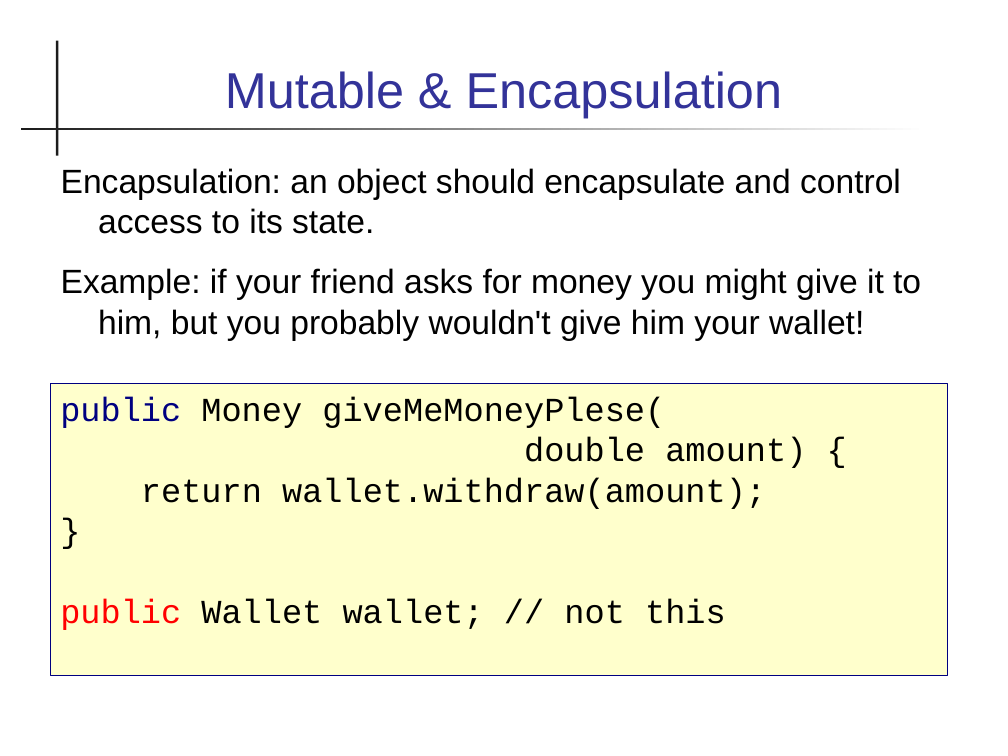
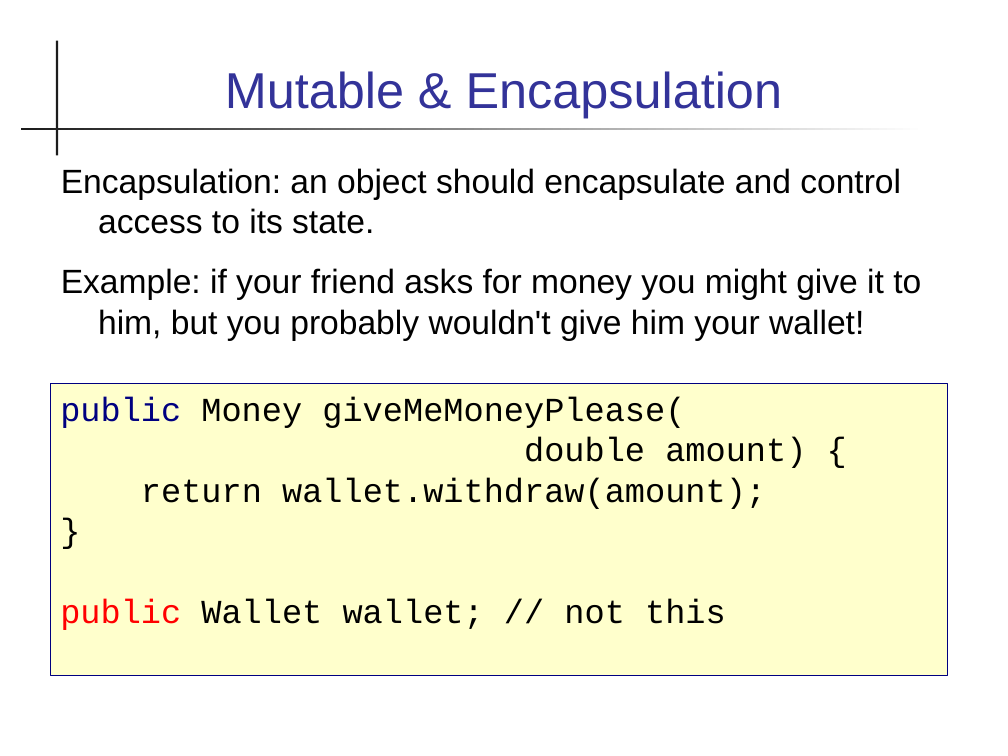
Before and after one commit to skeoop/skeoop.github.io, a slide deck: slide 7 of week5/Announcements.ppt (slide 8 before the commit). Drawn at 1008x756 pixels with LibreOffice and Linux fonts; fonts in the diff are those of the drawing. Boxes give left, top, right and bottom in pixels: in the first picture for what was removed or moved away, otherwise in the second. Text is boxed around its words. In the diff, an @@ line names an element or a change of style, - is before the commit and + after.

```diff
--- a/week5/Announcements.ppt
+++ b/week5/Announcements.ppt
@@ text in rectangle at bbox=[60, 397, 685, 428]: text changed @@
-public Money giveMeMoneyPlese(
+public Money giveMeMoneyPlease(
```
Also in this commit, not shown: 4 other slides changed, 1 slide removed, 17 other files.
